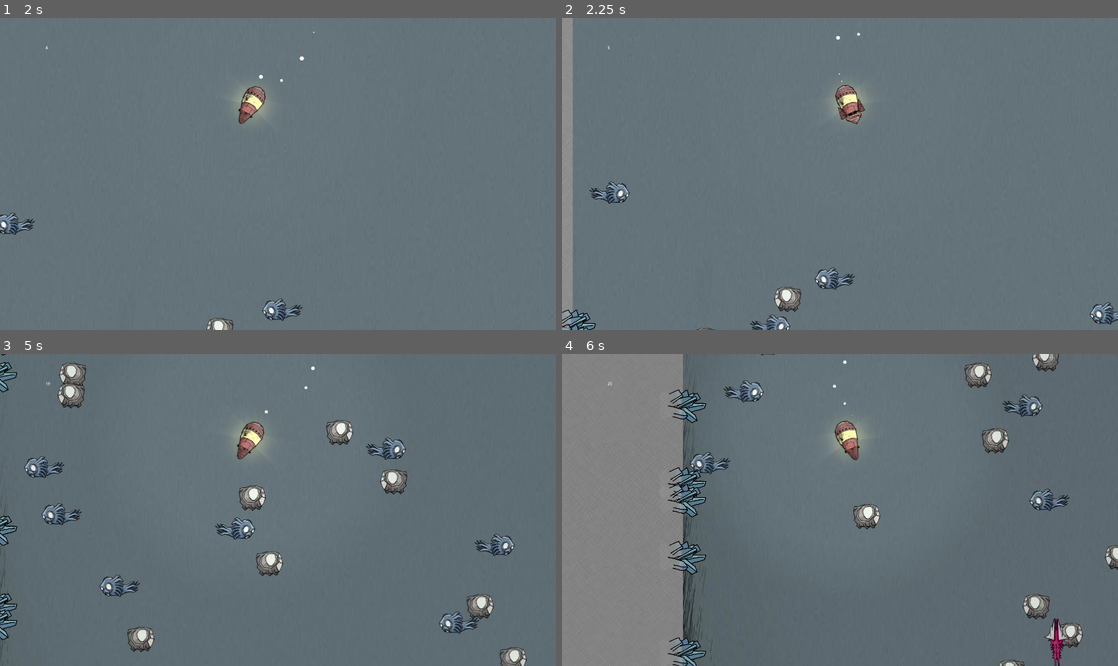
Above: before the commit, frames 1-4 (two rows, left to right).
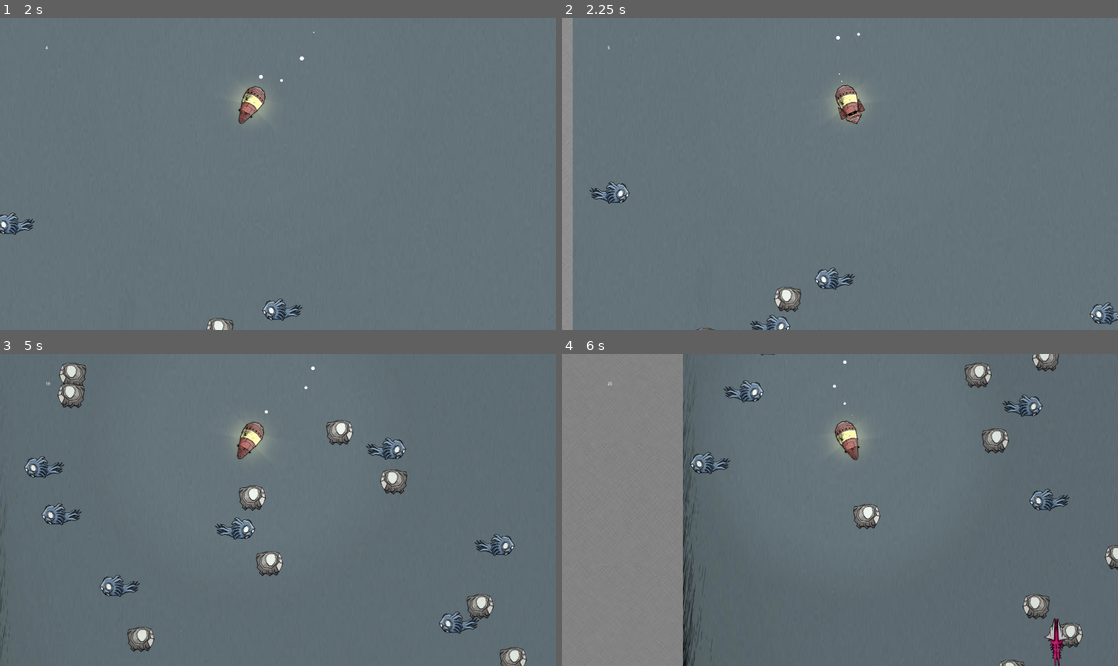
Above: after the commit, the same moments.

Repository: cliftonpatty/pelagi
Game: Godot game, scene res://scenes/world/fishing/ocean.tscn
Same seed, same stepped clock (60 frames per second), same inputs: the game is played once before the commit and once after it.
Inputs (mouse positions are in pixels of both pictures, inside the frame that each line leads up to):
- Up to frame 1 (2 s): move the mouse to (400, 158) at 0.52 s; hold D (RightMove) 0.53-1.28 s; hold Shift (Drill) 0.53-1.28 s; click (400, 158) at 0.67 s; move the mouse to (166, 189) at 1.27 s; hold A (LeftMove) from 1.28 s (still down); tap Shift (Drill) at 1.35 s
- Up to frame 2 (2.25 s): move the mouse to (895, 105) at 2.02 s; release A (LeftMove) at 2.03 s; hold D (RightMove) from 2.03 s (still down); hold Shift (Drill) from 2.03 s (still down)
- Up to frame 3 (5 s): move the mouse to (250, 572) at 2.77 s; release Shift (Drill) at 2.78 s; tap Shift (Drill) at 2.85, 4.35 s; click (250, 572) at 2.92 s; move the mouse to (444, 556) at 3.52 s; release D (RightMove) at 3.53 s; hold Shift (Drill) 3.53-4.28 s; hold A (LeftMove) from 3.53 s (still down); move the mouse to (111, 463) at 4.27 s
- Up to frame 4 (6 s): move the mouse to (867, 510) at 5.02 s; hold Shift (Drill) 5.03-5.78 s; click (867, 510) at 5.17 s; move the mouse to (756, 432) at 5.77 s; release A (LeftMove) at 5.78 s; hold D (RightMove) from 5.78 s (still down); tap Shift (Drill) at 5.85 s

Frame 1 is identical in both runs. In frame 2, 0.3% of the frame differs, in the area x 0-7%, y 93-100%; in frame 3, 0.6%; in frame 4, 1.6%, in the area x 19-26%, y 1-100%.

Commit message:
new art for tetros - completed gem pickup

Diff:
--- a/scenes/player/player.gd
+++ b/scenes/player/player.gd
@@ -85,10 +85,10 @@
 			if tangible.catchable:
 				tangible.caught = true
 				call_deferred("catch_a_fish", tangible)
-	if tangible.is_in_group('gems') and Globals.ascending:
+	if tangible.is_in_group('loot') and Globals.ascending:
 		if !tangible.caught:
+			print('gem hit')
 			tangible.caught = true
-			print('GEM TOUCHY')
 			call_deferred("catch_a_fish", tangible)
 
 func catch_a_fish(tangible):
--- a/scenes/tangibles/gems/gem_chunk.gd
+++ b/scenes/tangibles/gems/gem_chunk.gd
@@ -1,15 +1,23 @@
-extends Sprite2D
+extends Area2D
 
-@onready var caught : bool = true
+@onready var caught : bool = false
+
+#Tween reference, so we can kill it if needed
+var myTween: Tween
+
 
 func get_caught() -> bool :
-	$Area2D.monitorable = false
-	$Area2D.monitoring = false
+
+	#Kill our tween if it exists, this just makes sure Global Position
+	#doesn't get fucked up by two competeting interests
+	if myTween:
+		myTween.kill()
+
+	#Disable all collision detection and per-tick processing
+	monitorable = false
+	monitoring = false
 	$CollisionShape2D.disabled = true
 	set_physics_process(false)
 
+	#Tell our catcher that the catch was successful
 	return true
-
-
-func _on_area_2d_area_entered(area: Area2D) -> void:
-	print('entered')
--- a/scenes/tangibles/gems/gem_chunk.tscn
+++ b/scenes/tangibles/gems/gem_chunk.tscn
@@ -6,18 +6,17 @@
 [sub_resource type="CircleShape2D" id="CircleShape2D_47qeo"]
 radius = 88.0
 
-[node name="GemChunk" type="Sprite2D" groups=["gems"]]
+[node name="GemChunk" type="Area2D" groups=["loot"]]
 modulate = Color(0.843137, 0.839216, 0.541176, 1)
 position = Vector2(-0.454544, 0)
 scale = Vector2(0.530792, 0.545455)
-texture = ExtResource("1_vbapp")
+collision_layer = 4
+collision_mask = 2
 script = ExtResource("2_8askp")
 
-[node name="Area2D" type="Area2D" parent="." groups=["gems"]]
-collision_layer = 12
-collision_mask = 3
-
-[node name="CollisionShape2D" type="CollisionShape2D" parent="Area2D"]
+[node name="CollisionShape2D" type="CollisionShape2D" parent="."]
+scale = Vector2(1, 1)
 shape = SubResource("CircleShape2D_47qeo")
 
-[connection signal="area_entered" from="Area2D" to="." method="_on_area_2d_area_entered"]
+[node name="Sprite2D" type="Sprite2D" parent="."]
+texture = ExtResource("1_vbapp")
--- a/scenes/tangibles/gems/gems_base.gd
+++ b/scenes/tangibles/gems/gems_base.gd
@@ -27,6 +27,7 @@
 		newChunk.global_position = global_position
 		var tweenMove = create_tween().set_parallel(true).set_ease(Tween.EASE_OUT).set_trans(Tween.TRANS_SINE)
 		var tweenDur = random_num.randi_range(1,2)
+		newChunk.myTween = tweenMove
 		tweenMove.tween_property(
 			newChunk,
 			"global_position",
--- a/scenes/world/fishing/ocean.tscn
+++ b/scenes/world/fishing/ocean.tscn
@@ -63,6 +63,7 @@
 offset_bottom = 524.0
 
 [node name="RichTextLabel" type="RichTextLabel" parent="Camera2D/Control"]
+layout_mode = 0
 offset_right = 224.0
 offset_bottom = 82.0
 theme_override_font_sizes/normal_font_size = 0
--- a/scenes/world/fishing/world_generation/fish_generator.gd
+++ b/scenes/world/fishing/world_generation/fish_generator.gd
@@ -33,7 +33,8 @@
 
 func generate_fish_pile(depthTier):
 	dTier = depthTier
-	#Wipe the pile.
+	#This runs at start, and also whenever a new 'depth teir' is reached
+	#At the time of writing this depth teir is every 100 'meters' - in world parent (Ocean)
 	for fish in spawnableFish:
 		var fishFound = false
 		for checkedFish in fishPile:
@@ -63,7 +64,7 @@
 	if Globals.ascending == false:
 		if len(spawnableGems):
 			#Spawn a number from -100 to 10, if it's positive, spawn a gem
-			var spawnGem = random_num.randi_range(-10,10)
+			var spawnGem = random_num.randi_range(-100,10)
 			if spawnGem > 0:
 				#A 'random' way to decide which side we spawn it, reusing the spawnGem
 				if spawnGem > 5:
--- a/scripts/houses/player_house.gd
+++ b/scripts/houses/player_house.gd
@@ -10,6 +10,7 @@
 func fish_transfer(fish):
 	#Wipe fish parentage so we can repatriate
 	if fish.get_parent() != null:
+		print(fish)
 		#print('we gone kill her mom :( ', fish.get_parent())
 		var fishParent = fish.get_parent()
 		fishParent.remove_child(fish)
Binary file added: assets/images/effects/meat/tetro/bone_l.png
Not shown, added: assets/images/effects/meat/tetro/bone_l.png.import
Binary file added: assets/images/effects/meat/tetro/button.png
Not shown, added: assets/images/effects/meat/tetro/button.png.import
Binary file added: assets/images/effects/meat/tetro/deco_crystal.png
Not shown, added: assets/images/effects/meat/tetro/deco_crystal.png.import
Binary file added: assets/images/effects/meat/tetro/finger.png
Not shown, added: assets/images/effects/meat/tetro/finger.png.import
Binary file added: assets/images/effects/meat/tetro/half_.png
Not shown, added: assets/images/effects/meat/tetro/half_.png.import
Binary file added: assets/images/meat/tetro/bone_l.png
Not shown, added: assets/images/meat/tetro/bone_l.png.import
(and 9 more such lines)
